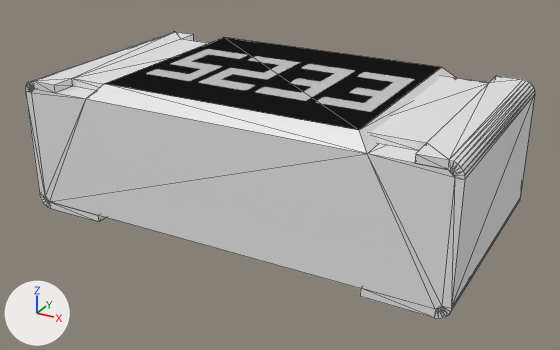
Before and after pictures for a commit that changed the Blender file Resistors/Fixed Value/0603/ERJ3EKF5233V.blend.
Both versions are drawn from a 50 mm lens placed at (1.361, -2.466, 1.376), pointed at (0.027, -0.041, 0.163). The axes (+X, +Y, +Z) are drawn at lower left. The lights are the same throughout. Mesh edges are drawn as thin lines.

Names of what the first picture shows: 'ERJ3EKF5233V'.
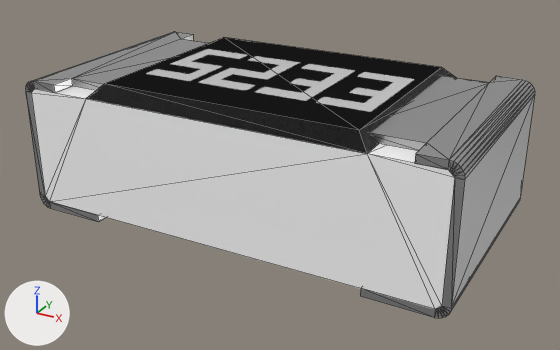
What changed in the scene script:
```text
Add ng_metallic:
    ng_metallic = bpy.data.node_groups.new('Metallic', 'ShaderNodeTree')
    # nodes: BsdfPrincipled
    # colours: light grey #cacaca
Add ng_plastic:
    ng_plastic = bpy.data.node_groups.new('Plastic', 'ShaderNodeTree')
    # nodes: BsdfPrincipled, TexNoise
    # colours: black #191919
Add ng_ceramic:
    ng_ceramic = bpy.data.node_groups.new('Ceramic', 'ShaderNodeTree')
    # nodes: BsdfPrincipled
    # colours: white #ffffff
Change mat_white_ceramic:
    add mat_white_ceramic.use_nodes = True; mat_white_ceramic.node_tree.nodes.clear()
    add _N = mat_white_ceramic.node_tree.nodes; _L = mat_white_ceramic.node_tree.links
    add n0 = _N.new('ShaderNodeOutputMaterial'); n0.name = 'Material Output'
    add n1 = _N.new('ShaderNodeGroup'); n1.name = 'Ceramic'
    add n1.node_tree = ng_ceramic
    add n1.inputs[0].default_value = (1.0, 1.0, 1.0, 1.0)  # 'Base Color', white #ffffff
    add _L.new(n1.outputs[0], n0.inputs[0])  # 'Surface' to 'Surface'
Change mat_black_plastic:
    add mat_black_plastic.use_nodes = True; mat_black_plastic.node_tree.nodes.clear()
    add _N = mat_black_plastic.node_tree.nodes; _L = mat_black_plastic.node_tree.links
    add n0 = _N.new('ShaderNodeOutputMaterial'); n0.name = 'Material Output'
    add n1 = _N.new('ShaderNodeGroup'); n1.name = 'Group'
    add n1.node_tree = ng_plastic
    add n1.inputs[0].default_value = (0.00972, 0.00972, 0.00972, 1.0)  # 'Color', black #191919
    add n2 = _N.new('ShaderNodeDisplacement'); n2.name = 'Displacement'
    add n2.inputs[1].default_value = 0.0  # 'Midlevel'
    add n2.inputs[2].default_value = 0.1  # 'Scale'
    add _L.new(n1.outputs[0], n0.inputs[0])  # 'Shader' to 'Surface'
    add _L.new(n1.outputs[1], n2.inputs[0])  # 'Displacement' to 'Height'
    add _L.new(n2.outputs[0], n0.inputs[2])  # 'Displacement' to 'Displacement'
Change mat_metal:
    add mat_metal.use_nodes = True; mat_metal.node_tree.nodes.clear()
    add _N = mat_metal.node_tree.nodes; _L = mat_metal.node_tree.links
    add n0 = _N.new('ShaderNodeOutputMaterial'); n0.name = 'Material Output'
    add n1 = _N.new('ShaderNodeGroup'); n1.name = 'Metallic'
    add n1.node_tree = ng_metallic
    add n1.inputs[0].default_value = (0.591, 0.591, 0.591, 1.0)  # 'Base Color', light grey #cacaca
    add _L.new(n1.outputs[0], n0.inputs[0])  # 'BSDF' to 'Surface'
```

Boxes (x1, y1, x2, y2) around the edits, measured in the pictures (560 x 350 px):
'ERJ3EKF5233V', recoloured: (25, 32, 535, 318) in both
